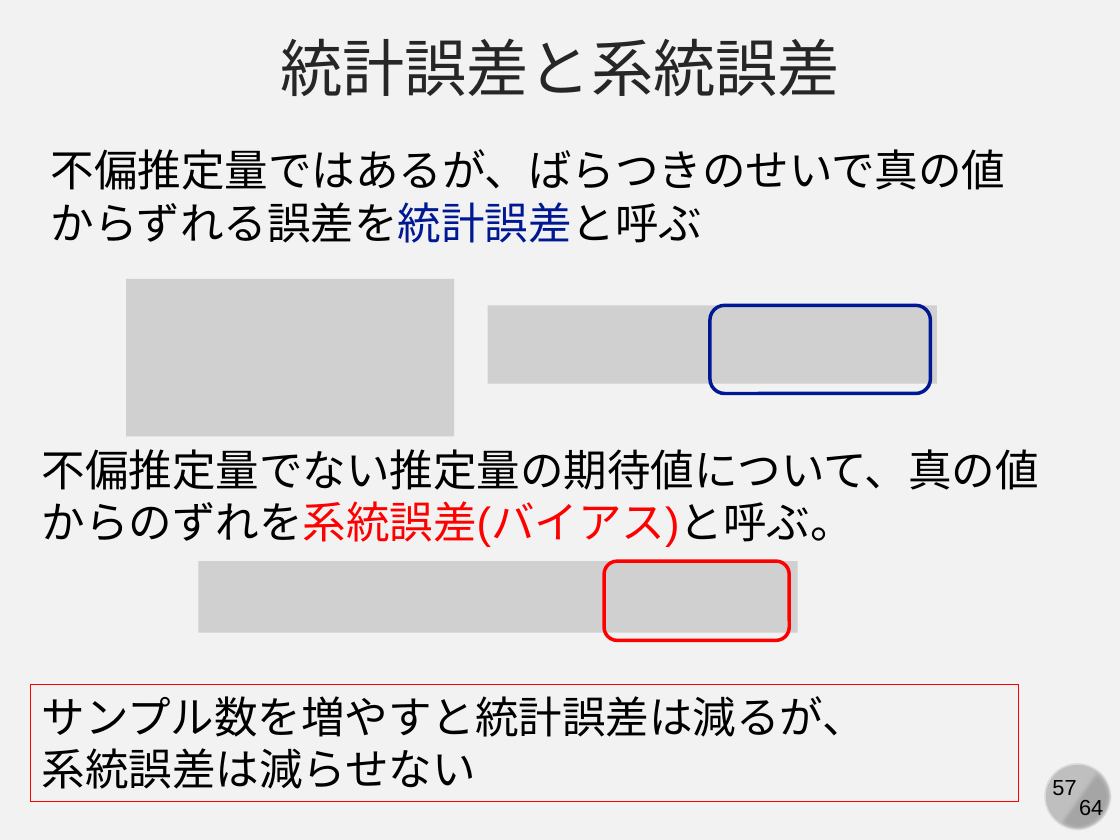
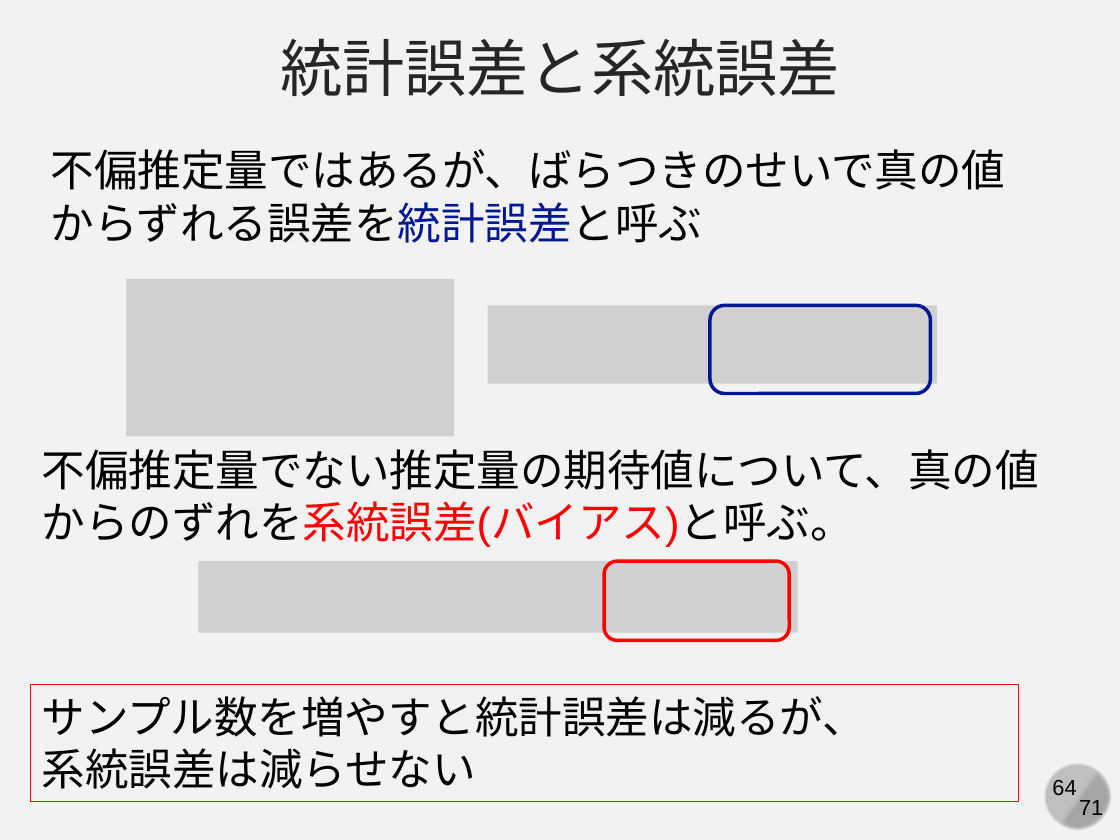
Before and after one commit to kaityo256/yamagata2022, a slide deck: slide 64 of 03_mc_advanced/yamagata03.pptx (slide 57 before the commit). Drawn at 1120x840 pixels with LibreOffice and Linux fonts; fonts in the diff are those of the drawing; grey boxes stand for pictures. Boxes give left, top, right and bottom in pixels: in the first picture for what was removed or moved away, otherwise in the second. Text is boxed around its words. In the diff, an @@ line names an element or a change of style, - is before the commit and + after.

Commit message:
updates

```diff
--- a/03_mc_advanced/yamagata03.pptx
+++ b/03_mc_advanced/yamagata03.pptx
@@ page number rewrapped from [1079, 800, 1103, 820] to [1052, 780, 1076, 795] @@
@@ page number removed at [1052, 780, 1076, 795] @@
-57
@@ text added at [1079, 800, 1103, 820], 14 pt, text #000000 @@
+71
```
Also in this commit, not shown: 63 other slides changed, 7 slides added.
